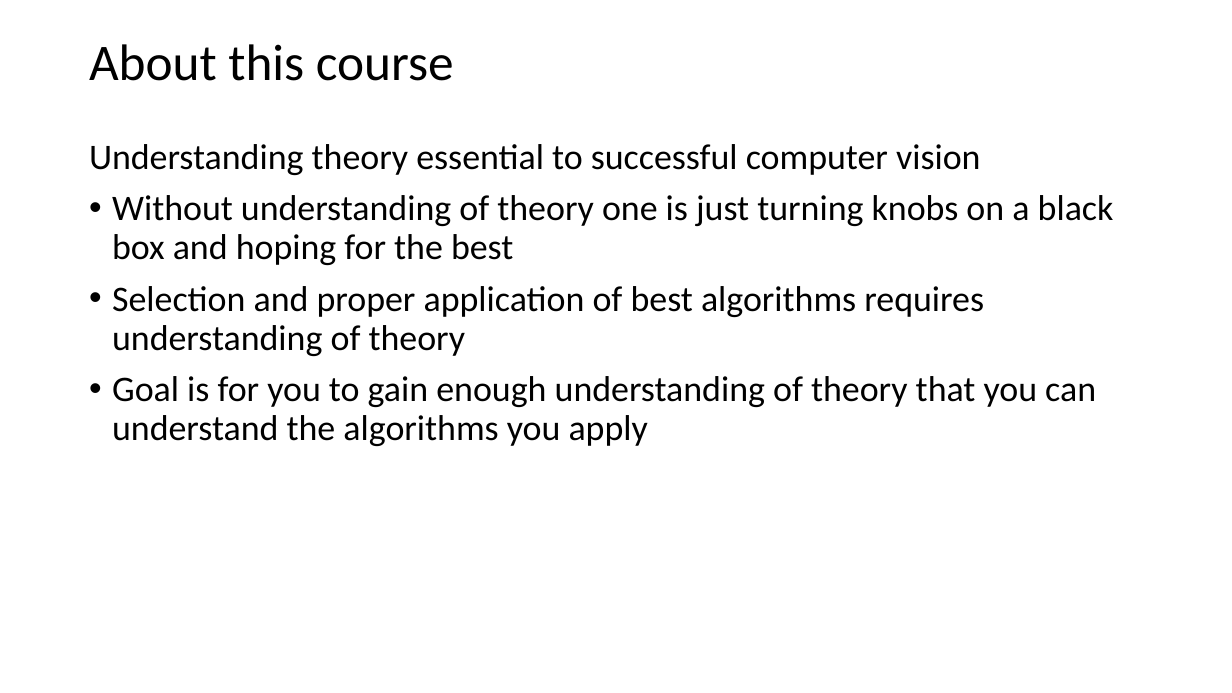
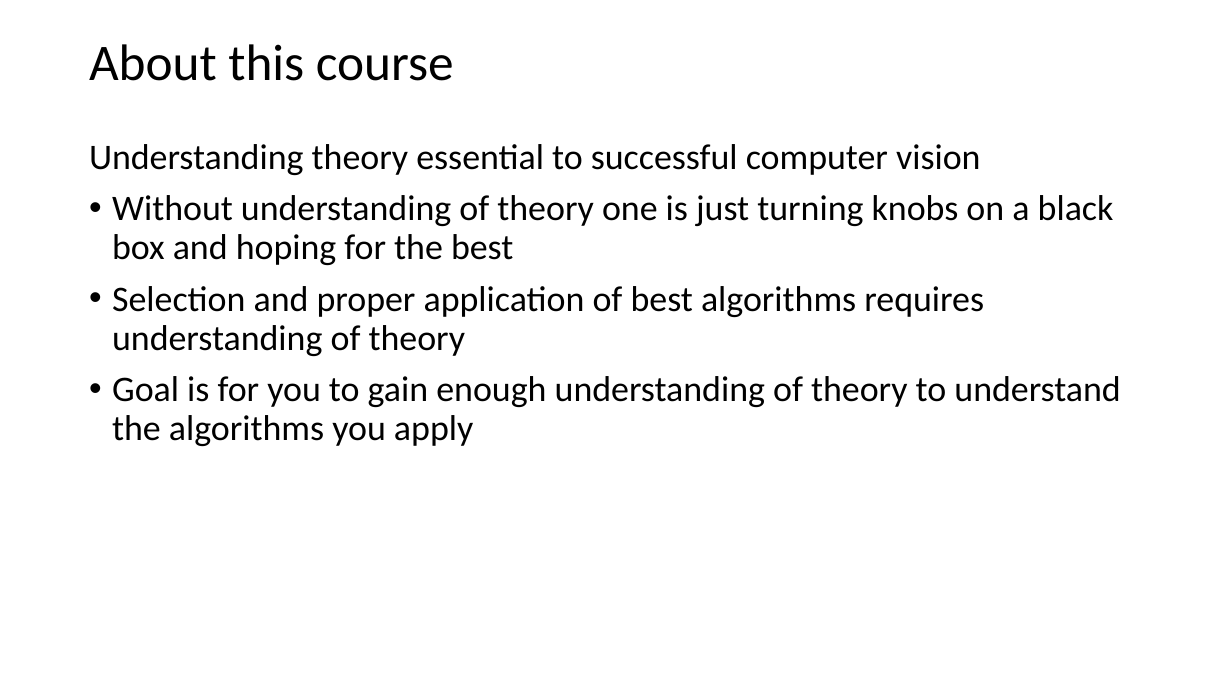
Before and after one commit to StephenElston/CSCI-E25, a slide deck: slide 10 of Slides/1_Introduction.pptx. Drawn at 1232x693 pixels with LibreOffice and Linux fonts; fonts in the diff are those of the drawing. Boxes give left, top, right and bottom in pixels: in the first picture for what was removed or moved away, otherwise in the second. Text is boxed around its words. In the diff, an @@ line names an element or a change of style, - is before the commit and + after.

```diff
--- a/Slides/1_Introduction.pptx
+++ b/Slides/1_Introduction.pptx
@@ text at (112,376,1120,446): text changed @@
-• Goal is for you to gain enough understanding of theory that you can understand the algorithms you apply
+• Goal is for you to gain enough understanding of theory to understand the algorithms you apply
```
Also in this commit, not shown: 7 other slides changed.
